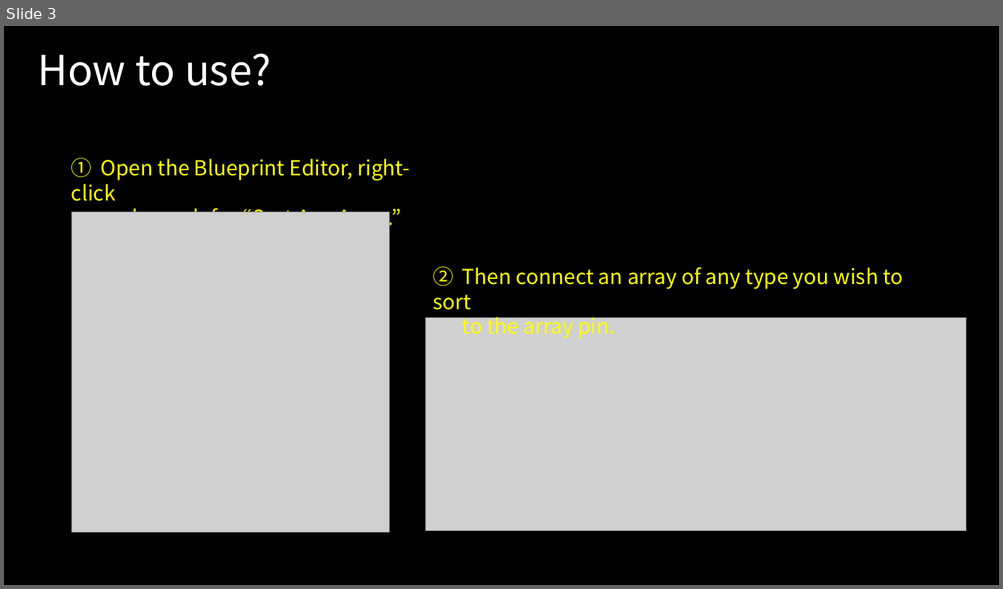
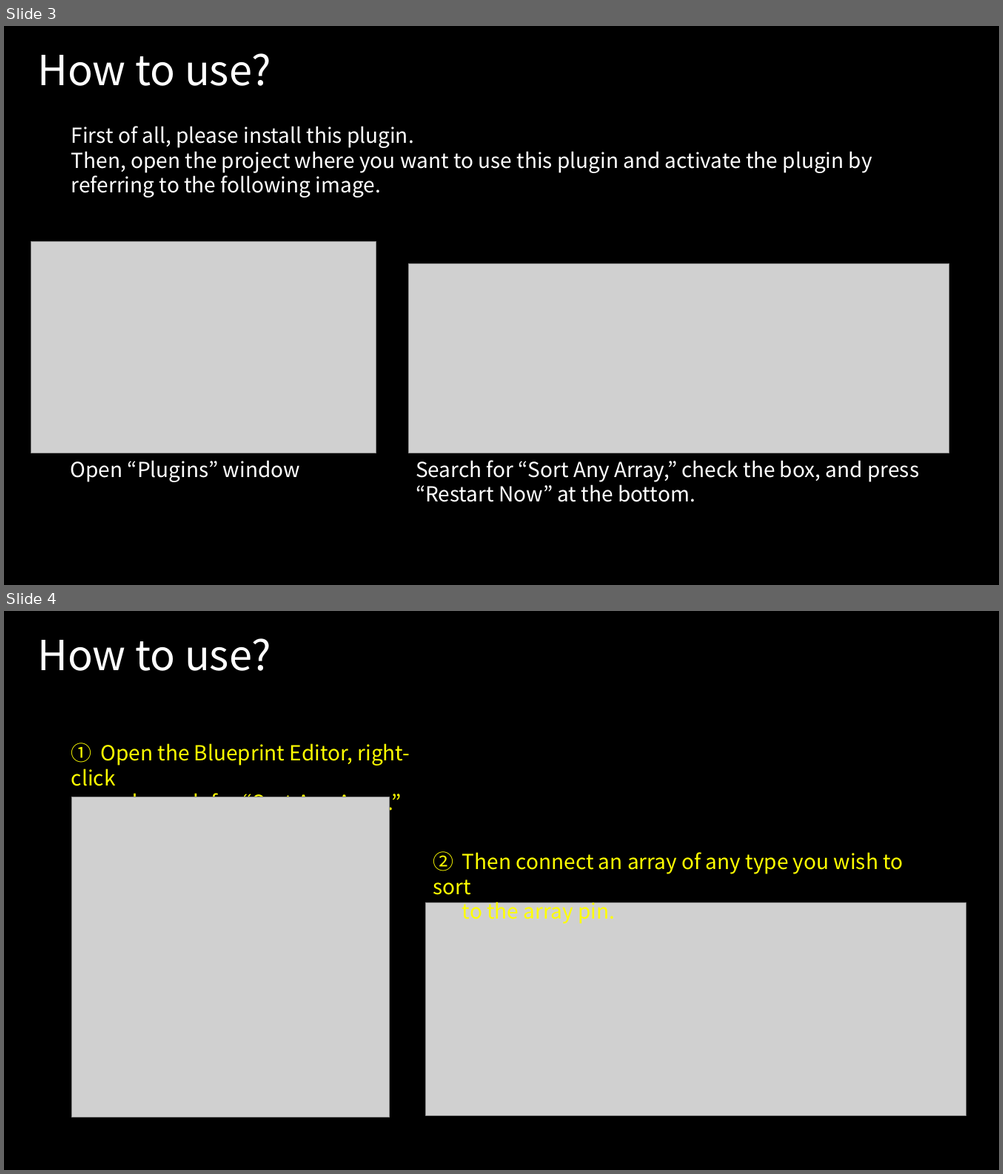
Before and after one commit to Verseday/VersedaySortPluginSample, a slide deck: MarketplaceDatas/MediaGallery.pptx. Shown one above the other, each under a label of ours: slide 3 before the commit, slides 3 and 4 after it. The pictures are 1003x589 and 1003x1174 pixels, drawn with LibreOffice and Linux fonts; fonts in the diff are those of the drawing; grey boxes stand for pictures. Boxes give left, top, right and bottom in pixels: in the first picture for what was removed or moved away, otherwise in the second. Text is boxed around its words. In the diff, an @@ line names an element or a change of style, - is before the commit and + after.

Commit message:
プラグインを有効にしてね、のページを追加

```diff
--- a/MarketplaceDatas/MediaGallery.pptx
+++ b/MarketplaceDatas/MediaGallery.pptx
@@ slide 3 added at (4,26,999,585), background #000000 @@
@@ text added at (38,53,271,86), 40 pt, text #FFFFFF @@
+How to use?
@@ text added at (71,126,872,198), 20 pt, text #FFFFFF @@
+First of all, please install this plugin.
+Then, open the project where you want to use this plugin and activate the plugin by referring to the following image.
@@ picture added at (31,241,376,453) @@
@@ picture added at (408,264,949,454) @@
@@ text added at (71,460,300,483), 20 pt, text #FFFFFF @@
+Open “Plugins” window
@@ text added at (415,460,919,503), 20 pt, text #FFFFFF @@
+Search for “Sort Any Array,” check the box, and press “Restart Now” at the bottom.
@@ what was slide 3 is now slide 4 @@
```
